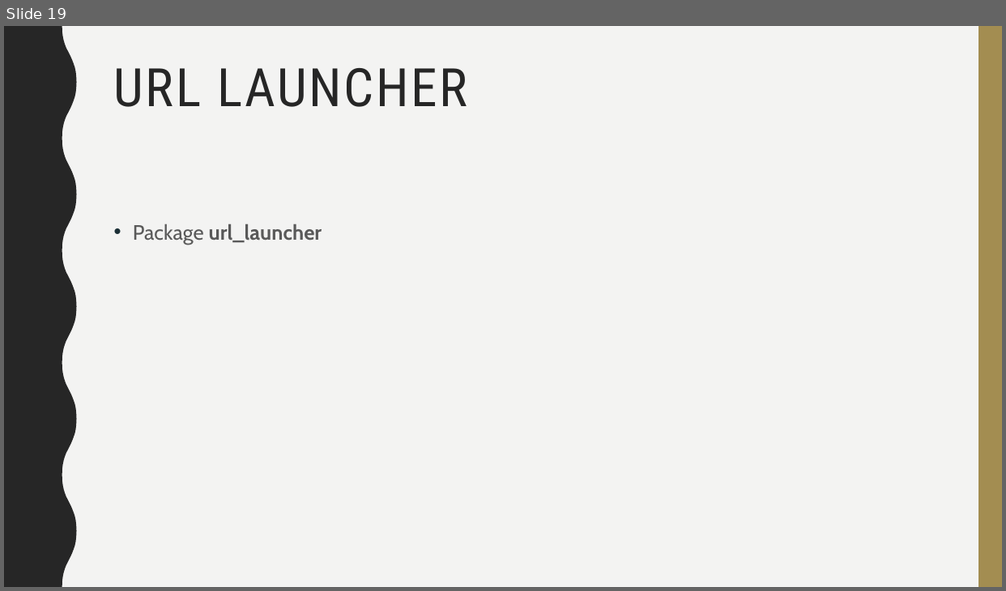
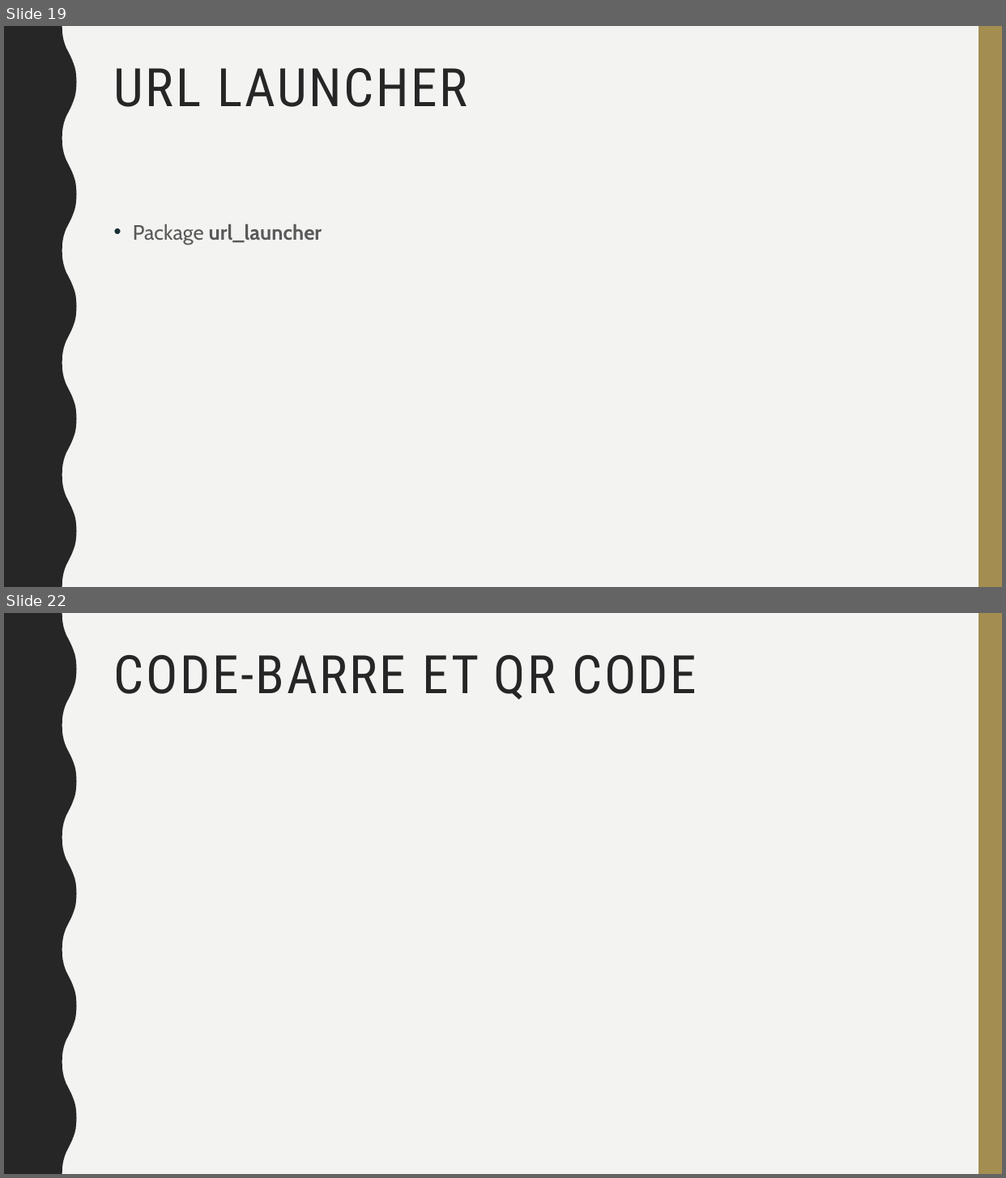
Before and after one commit to Tristan54/Mobile-projects, a slide deck: présentation.odp. Shown one above the other, each under a label of ours: slide 19 before the commit, slides 19 and 22 after it; the slides between them are not shown. The pictures are 1006x591 and 1006x1178 pixels, drawn with LibreOffice and Linux fonts; fonts in the diff are those of the drawing. Boxes give left, top, right and bottom in pixels: in the first picture for what was removed or moved away, otherwise in the second. Text is boxed around its words. In the diff, an @@ line names an element or a change of style, - is before the commit and + after.

```diff
--- a/présentation.odp
+++ b/présentation.odp
@@ slide 22 added at [4,613,1002,1174], background #F3F3F2; not listed: 2 template elements that a slide beside it also shows @@
@@ title added at [114,655,697,700], 51 pt, text #262626 @@
+CODE-BARRE ET QR CODE
```
Also in this commit, not shown: 8 other slides added, 1 other file.
